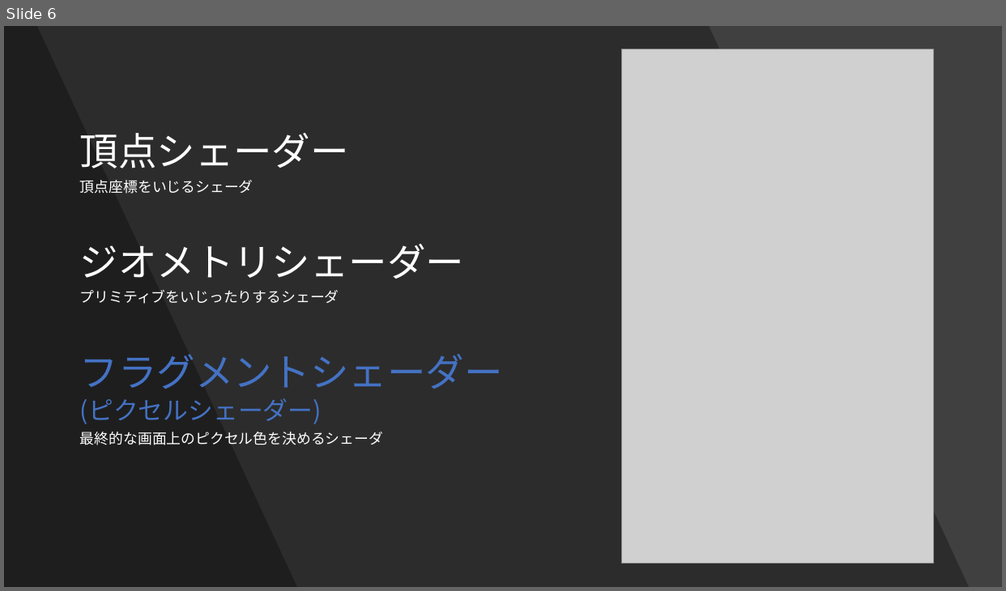
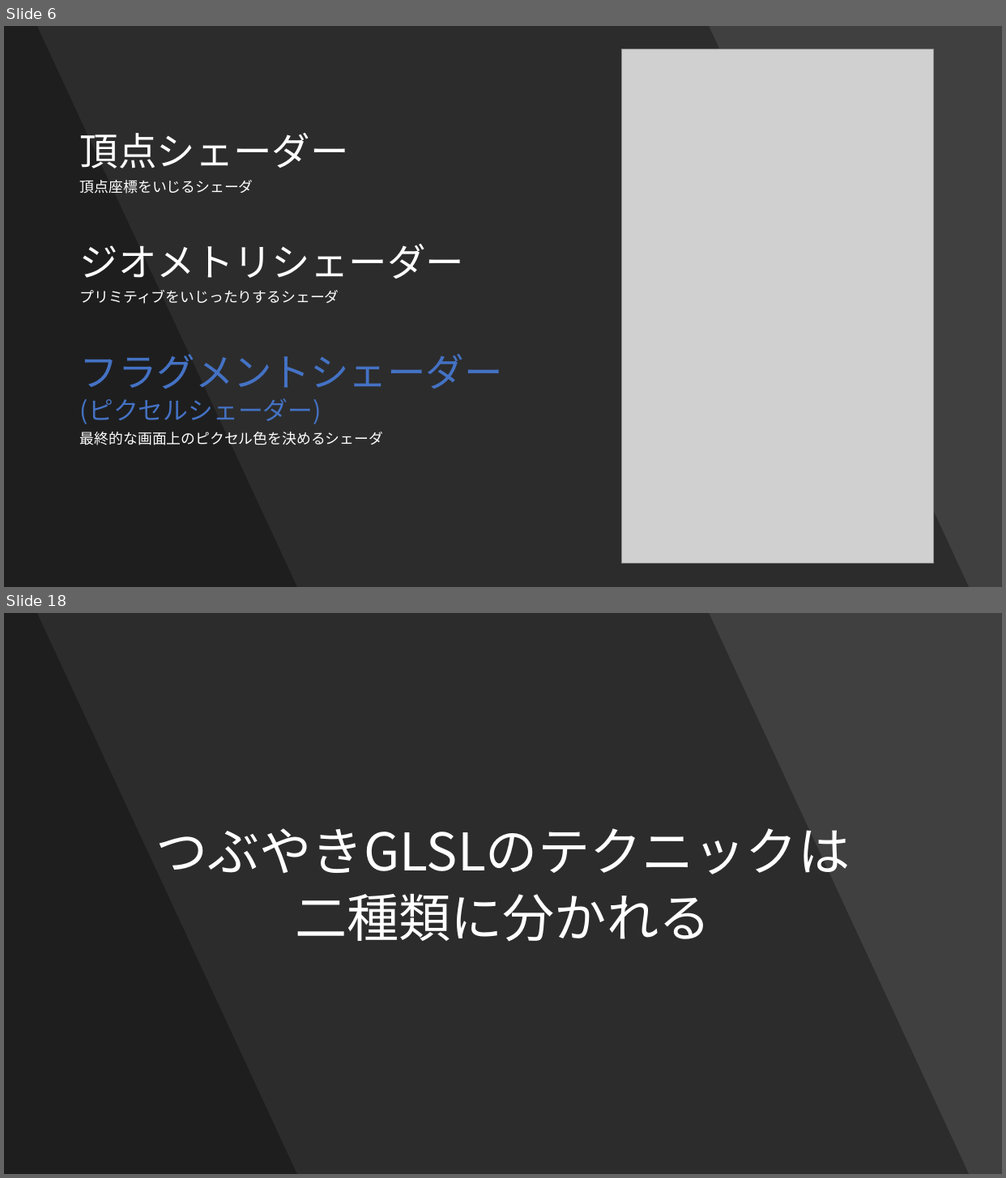
Before and after one commit to Forenard/TsubuyakiGLSL, a slide deck: つぶやきGLSLとは.pptx. Shown one above the other, each under a label of ours: slide 6 before the commit, slides 6 and 18 after it; the slides between them are not shown. The pictures are 1006x591 and 1006x1178 pixels, drawn with LibreOffice and Linux fonts; fonts in the diff are those of the drawing; grey boxes stand for pictures. Boxes give left, top, right and bottom in pixels: in the first picture for what was removed or moved away, otherwise in the second. Text is boxed around its words. In the diff, an @@ line names an element or a change of style, - is before the commit and + after.

```diff
--- a/つぶやきGLSLとは.pptx
+++ b/つぶやきGLSLとは.pptx
@@ slide 18 added at (4,613,1002,1174), background #404040 @@
@@ freeform shape added at (4,613,969,1174), fill #000000 at 30% opacity @@
@@ freeform shape added at (4,613,297,1174), fill #000000 at 30% opacity @@
@@ text added at (155,828,850,942), 50 pt, text #FFFFFF @@
+つぶやきGLSLのテクニックは
+二種類に分かれる
```
Also in this commit, not shown: 3 slides changed, 13 other slides added.
